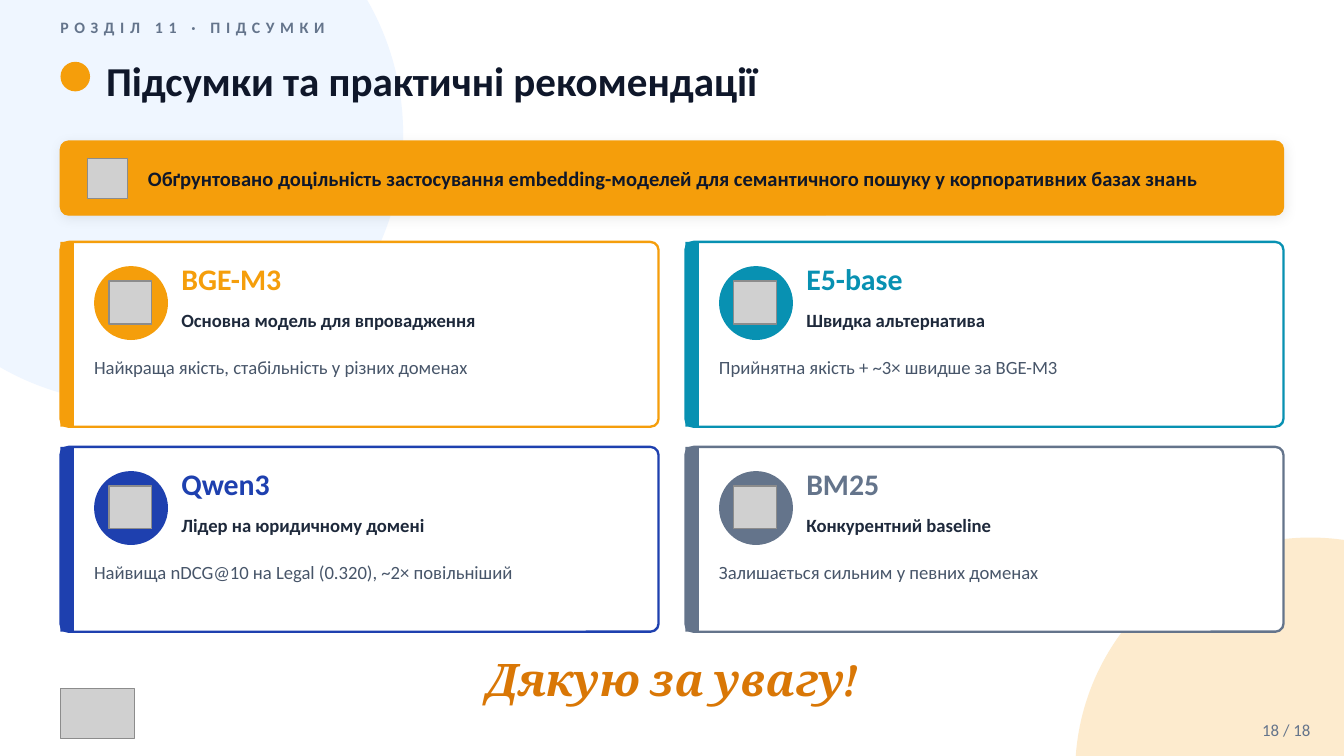
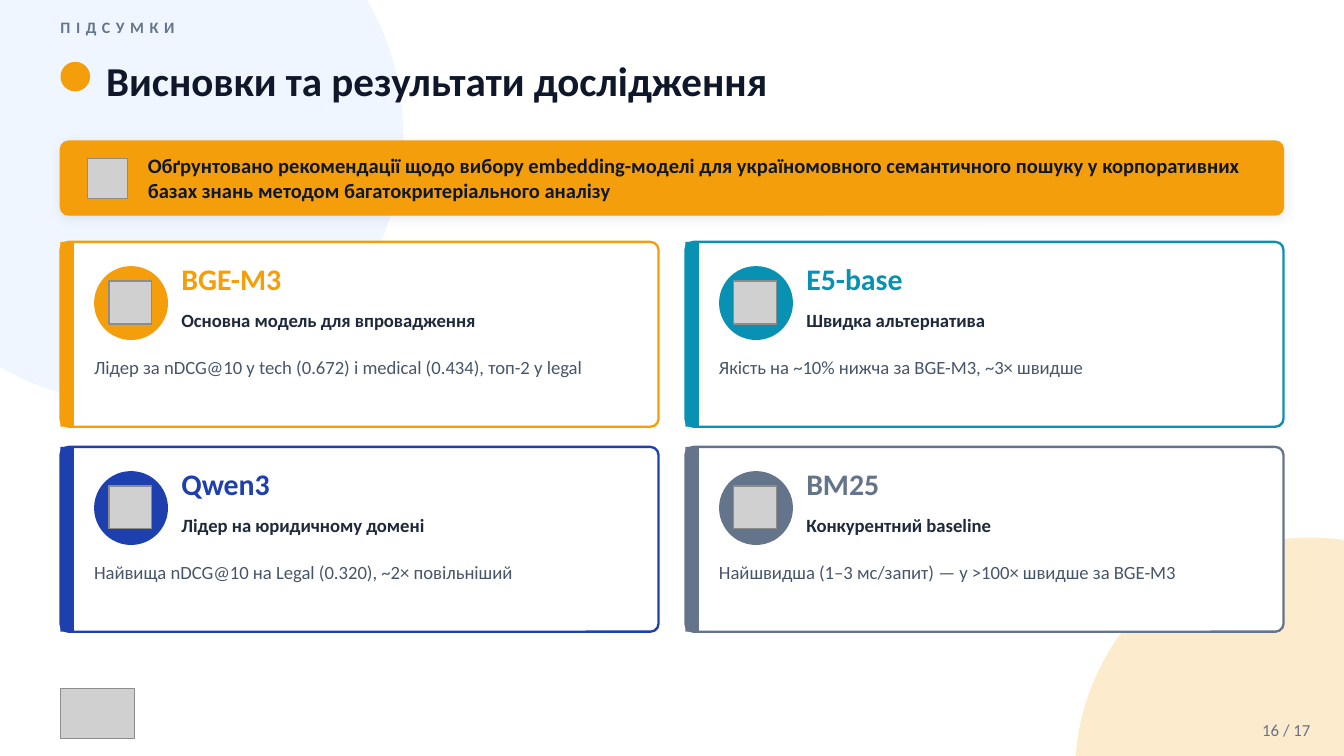
Before and after one commit to vitaliinnest/2026_M_PI_IPZ-24-1_Nesterenko_V_V, a slide deck: slide 16 of 2026_М_ПІ_ІПЗ-24-1_Нестеренко_В_В/2026_М_ПІ_ІПЗм-24-1_Нестеренко_В_В.pptx (slide 18 before the commit). Drawn at 1344x756 pixels with LibreOffice and Linux fonts; fonts in the diff are those of the drawing; grey boxes stand for pictures. Boxes give left, top, right and bottom in pixels: in the first picture for what was removed or moved away, otherwise in the second. Text is boxed around its words. In the diff, an @@ line names an element or a change of style, - is before the commit and + after.

```diff
--- a/2026_М_ПІ_ІПЗ-24-1_Нестеренко_В_В/2026_М_ПІ_ІПЗм-24-1_Нестеренко_В_В.pptx
+++ b/2026_М_ПІ_ІПЗ-24-1_Нестеренко_В_В/2026_М_ПІ_ІПЗм-24-1_Нестеренко_В_В.pptx
@@ text at (60,22,174,36): text changed @@
-РОЗДІЛ 11 · ПІДСУМКИ
+ПІДСУМКИ
@@ text at (106,67,767,103): text changed @@
-Підсумки та практичні рекомендації
+Висновки та результати дослідження
@@ text at (148,158,1239,202): text changed @@
-Обґрунтовано доцільність застосування embedding-моделей для семантичного пошуку у корпоративних базах знань
+Обґрунтовано рекомендації щодо вибору embedding-моделі для україномовного семантичного пошуку у корпоративних базах знань методом багатокритеріального аналізу
@@ text at (94,360,582,377): text changed @@
-Найкраща якість, стабільність у різних доменах
+Лідер за nDCG@10 у tech (0.672) і medical (0.434), топ-2 у legal
@@ text at (719,361,1083,377): text changed @@
-Прийнятна якість + ~3× швидше за BGE-M3
+Якість на ~10% нижча за BGE-M3, ~3× швидше
@@ text at (719,565,1176,582): text changed @@
-Залишається сильним у певних доменах
+Найшвидша (1–3 мс/запит) — у >100× швидше за BGE-M3
@@ text removed at (486,664,844,707) @@
-Дякую за увагу!
@@ text at (1262,724,1310,736): text changed @@
-18 / 18
+16 / 17
```
Also in this commit, not shown: 15 other slides changed, 1 slide removed.
